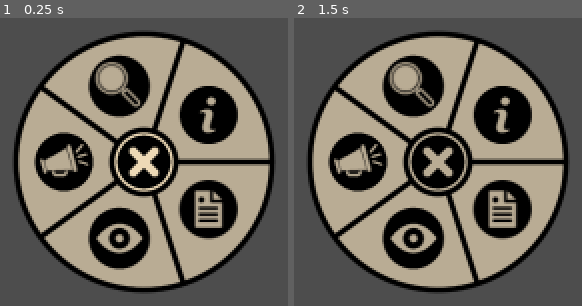
Above: before the commit, frames 1-2 (left to right).
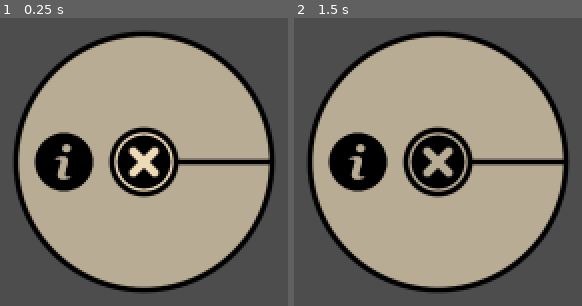
Above: after the commit, the same moments.

Repository: Stormwind-Gaming/stw-gogj-24
Game: Godot game, scene res://scenes/gui/radial_menu.tscn
Two runs of this game, one before a commit and one after it. Both use one fixed random seed, a clock stepped at 60 frames per second and the inputs below. This scene is started directly instead of the project's main scene.
Inputs (mouse positions are in pixels of both pictures, inside the frame that each line leads up to):
- Up to frame 1 (0.25 s): no input
- Up to frame 2 (1.5 s): tap Enter at 0.5 s; click (438, 162) at 0.67 s; tap Space at 1.25 s; move the mouse to (outside the picture) at 1.27 s; click (outside the picture) at 1.42 s

The runs differ from the first frame. In frame 1, 16% of the frame differs, in the area x 13-83%, y 8-92%; in frame 2, 16%.

Commit message:
chore: refactor PoI Radial Menu action setup

Diff:
--- a/scripts/gui/radial_menu.gd
+++ b/scripts/gui/radial_menu.gd
@@ -21,10 +21,10 @@
 	options = []
 	options_attr.append(Enums.ActionType.NONE)
 	options_attr.append(Enums.ActionType.INFO)
-	options_attr.append(Enums.ActionType.ESPIONAGE)
-	options_attr.append(Enums.ActionType.PROPAGANDA)
-	options_attr.append(Enums.ActionType.SURVEILLANCE)
-	options_attr.append(Enums.ActionType.PLAN)
+	for option in options_attr:
+		options.append(RadialOption.new(option))
+
+func set_optional_actions(options_attr: Array[Enums.ActionType] = []) -> void:
 	for option in options_attr:
 		options.append(RadialOption.new(option))
 
--- a/scripts/pois/poi.gd
+++ b/scripts/pois/poi.gd
@@ -97,6 +97,15 @@
 			# create a radial menu
 			var radial_menu_instance = Globals.radial_menu_scene.instantiate()
 			radial_menu_instance.position = get_local_mouse_position()
+
+			## ## TODO this should be based off the poi_type and take plans into account
+			# set the radial menu actions
+			var actions = [
+				Enums.ActionType.ESPIONAGE,
+				Enums.ActionType.PROPAGANDA,
+				Enums.ActionType.SURVEILLANCE
+			] as Array[Enums.ActionType]
+			radial_menu_instance.set_optional_actions(actions)
 			add_child(radial_menu_instance)
 
 			GameController.open_radial_menu(radial_menu_instance, self)
